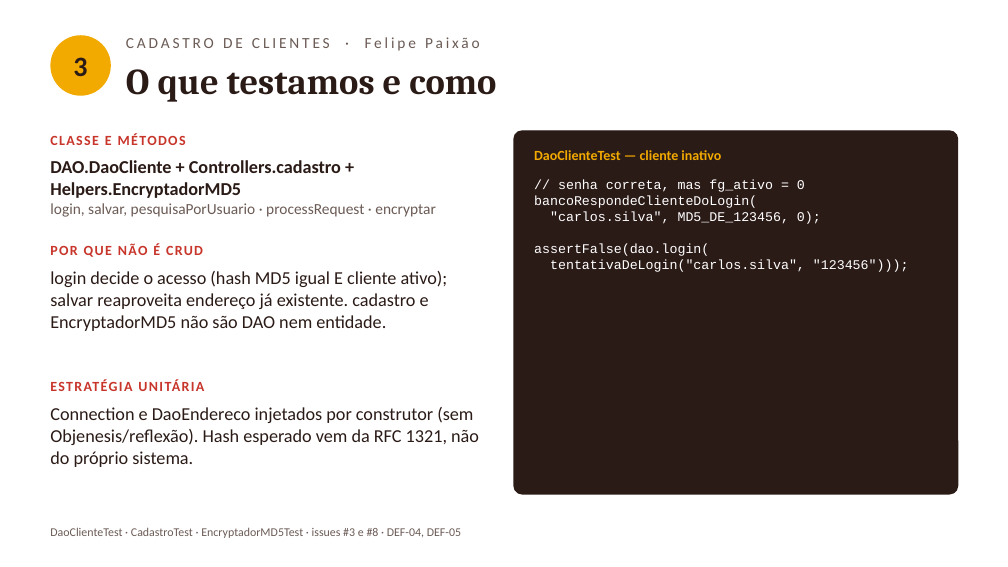
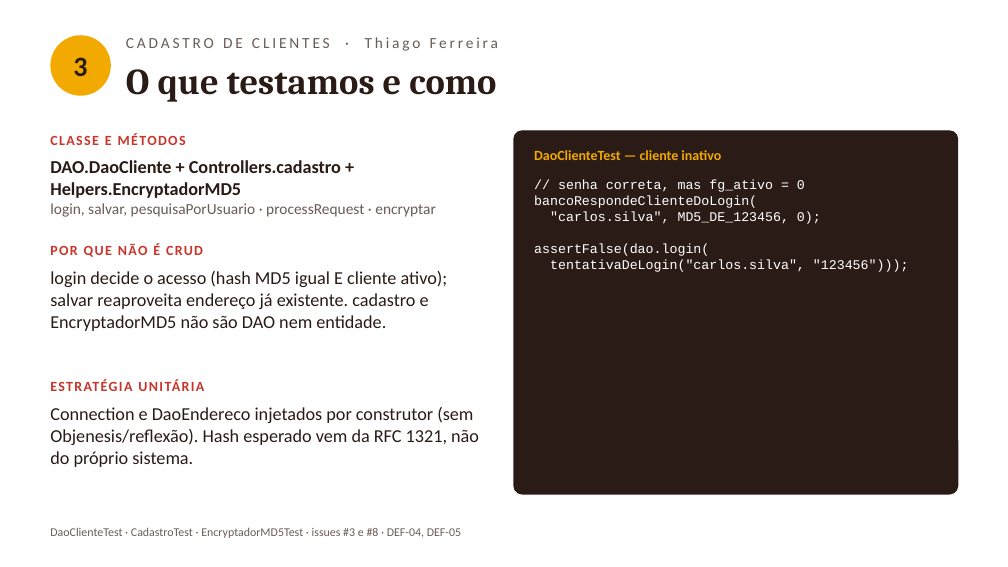
Before and after one commit to vini-pinheiro/trabalho-qualidade-e-teste-de-software, a slide deck: slide 6 of docs/entrega-1/apresentacao/apresentacao-entrega-1.pptx. Drawn at 1008x567 pixels with LibreOffice and Linux fonts; fonts in the diff are those of the drawing. Boxes give left, top, right and bottom in pixels: in the first picture for what was removed or moved away, otherwise in the second. Text is boxed around its words. In the diff, an @@ line names an element or a change of style, - is before the commit and + after.

Commit message:
docs: roteiro em formato teleprompter e ajustes na apresentação
- falas reescritas em linguagem falada, uma ideia por linha, com marcações de pausa
- cartões de situação e de defeito passam a nomear o responsável e a issue
- Thiago Ferreira em clientes e Felipe Paixão em estoque
- roteiro em PDF paisagem, fonte grande, com cabeçalho de quem fala em cada página

```diff
--- a/docs/entrega-1/apresentacao/apresentacao-entrega-1.pptx
+++ b/docs/entrega-1/apresentacao/apresentacao-entrega-1.pptx
@@ text at bbox=[126, 37, 498, 51]: text changed @@
-CADASTRO DE CLIENTES · Felipe Paixão
+CADASTRO DE CLIENTES · Thiago Ferreira
```
Also in this commit, not shown: 8 other slides changed, 3 other files.
